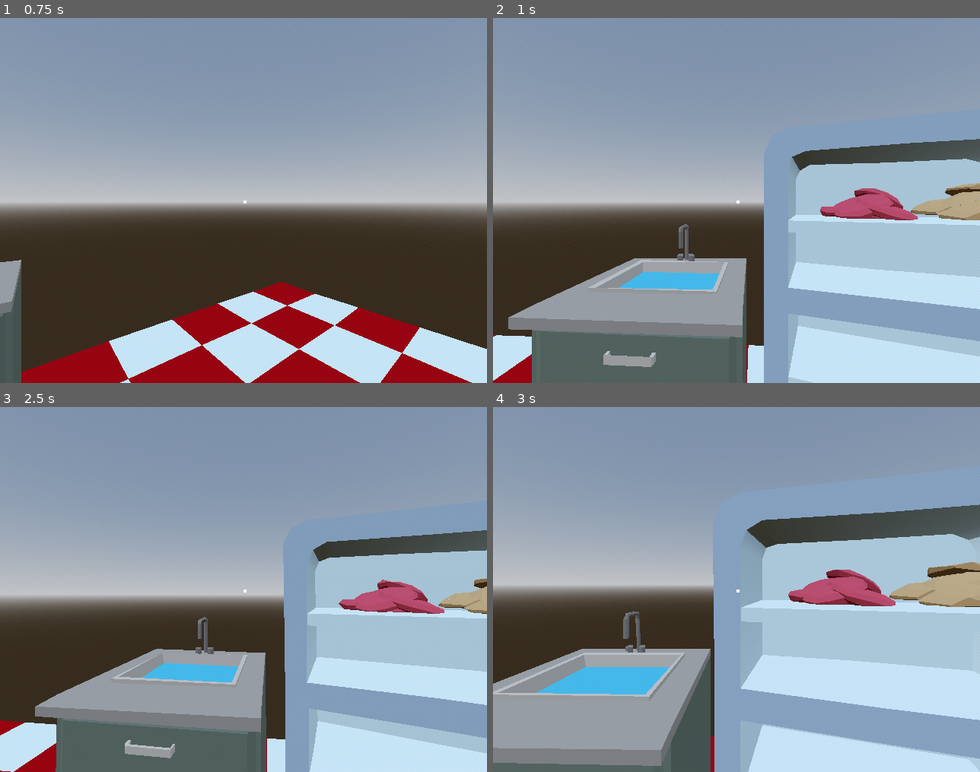
Above: before the commit, frames 1-4 (two rows, left to right).
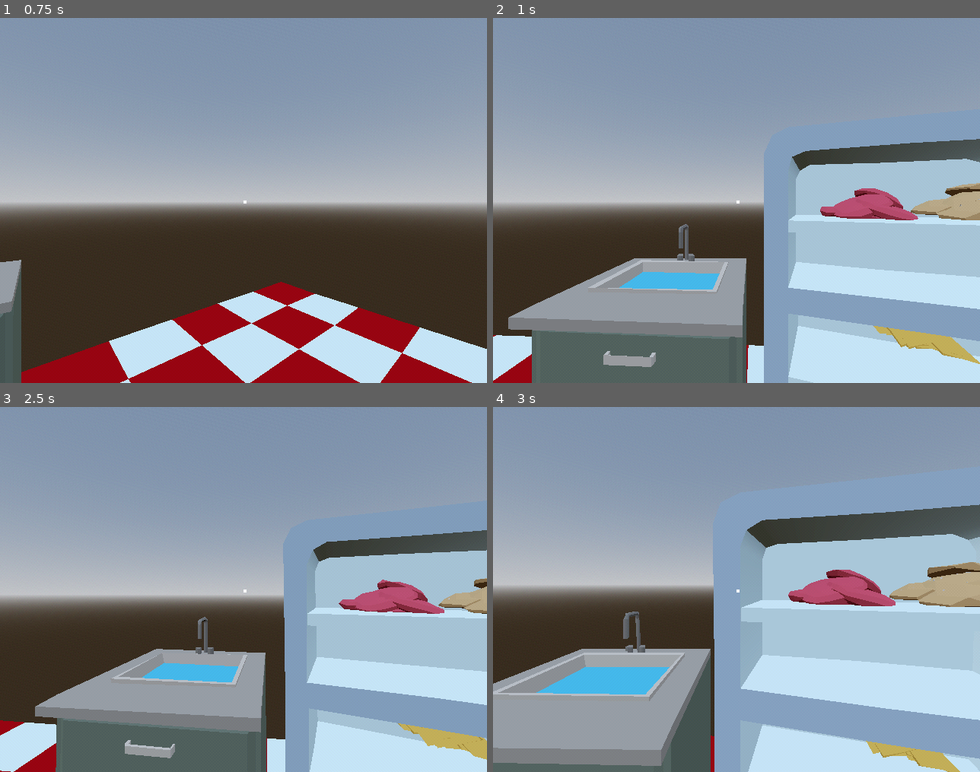
Above: after the commit, the same moments.

Repository: connor-lennox/DemoDisk
Game: Godot game, scene res://game.tscn
Two runs of this game, one before a commit and one after it. Both use one fixed random seed, a clock stepped at 60 frames per second and the inputs below.
Inputs (mouse positions are in pixels of both pictures, inside the frame that each line leads up to):
- Up to frame 1 (0.75 s): move the mouse to (267, 200) at 0.52 s; hold Right (ui_right) from 0.53 s (still down); click (267, 200) at 0.6 s
- Up to frame 2 (1 s): keep holding Right (ui_right)
- Up to frame 3 (2.5 s): move the mouse to (219, 589) at 1.27 s; release Right (ui_right) at 1.28 s; hold Left (ui_left) 1.28-2.03 s; click (219, 589) at 1.35 s; move the mouse to (253, 582) at 2.02 s; hold Right (ui_right) from 2.03 s (still down); click (253, 582) at 2.1 s
- Up to frame 4 (3 s): keep holding Right (ui_right); move the mouse to (731, 596) at 2.77 s; click (731, 596) at 2.85 s

Frame 1 is identical in both runs. In frame 2, 0.8% of the frame differs, in the area x 78-100%, y 84-95%; in frame 3, 0.7%; in frame 4, 0.6%.

Commit message:
recipes can be built on plates

Diff:
--- a/items/plate_item.gd
+++ b/items/plate_item.gd
@@ -5,6 +5,7 @@
 var dirty_plate_scene = preload("res://assets/restaurant/Plate_Dirty.glb")
 
 @onready var food_stack_base = $FoodStackBase
+@onready var finished_recipe_base = $FinishedRecipeBase
 
 var ingredients: Array[FoodItem] = []
 var dirty: bool = false: set = _set_dirty
@@ -20,17 +21,54 @@
 		return
 	# TODO: Check if we can even receive this ingredient:
 	# Does a valid recipe exist containing everything we have AND this new item?
-	receive_food_item(item)
-	player.currently_held_item = null
+	if receive_food_item(item):
+		player.currently_held_item = null
 
 
-func receive_food_item(food_item: FoodItem):
+func receive_food_item(food_item: FoodItem) -> bool:
 	# No ingredients allowed on dirty plates!
 	if dirty:
-		return
+		return false
+
+	# Get a listing of all the food types currently on the plate
+	var food_types: Array[FoodItemType] = []
+	for ingredient in ingredients:
+		food_types.append(ingredient.food_type)
+
+	# And add the new thing for checks
+	food_types.append(food_item.food_type)
+
+	# Don't let the plate get into an "invalid recipe state"
+	if not RecipeManager.is_partial_recipe(food_types):
+		return false
 
 	ingredients.append(food_item)
 	food_item.reparent(food_stack_base)
 	var tween = get_tree().create_tween().set_parallel()
 	tween.tween_property(food_item, "position", Vector3.UP * 0.06 * (len(ingredients) - 1), 0.5)
 	tween.tween_property(food_item, "rotation", Vector3.ZERO, 0.5)
+
+	var completed_recipe = RecipeManager.get_recipe(food_types)
+	if completed_recipe != null:
+		print("Completed recipe! %s" % completed_recipe)
+		_complete_recipe(completed_recipe)
+
+	return true
+
+
+func _complete_recipe(recipe: Recipe):
+	# Ok, a recipe has been completed! We need to put its mesh on the plate
+	# and hide all the ingredients.
+
+	# Hide all the ingredients by hiding their common root
+	food_stack_base.visible = false
+
+	# Destroy any previously finished recipe (for multistage recipes)
+	for child in finished_recipe_base.get_children():
+		child.queue_free()
+
+	# TODO: Smoke puff effect!
+
+	# Add the new item as a child
+	var new_result = recipe.result.mesh.instantiate()
+	finished_recipe_base.add_child(new_result)
--- a/items/plate_item.tscn
+++ b/items/plate_item.tscn
@@ -23,3 +23,6 @@
 
 [node name="FoodStackBase" type="Node3D" parent="."]
 transform = Transform3D(1, 0, 0, 0, 1, 0, 0, 0, 1, 0, 0.06, 0)
+
+[node name="FinishedRecipeBase" type="Node3D" parent="."]
+transform = Transform3D(0.25, 0, 0, 0, 0.25, 0, 0, 0, 0.25, 0, 0.138988, 0)
--- /dev/null
+++ b/items/resources/burger_cheese.tres
@@ -0,0 +1,8 @@
+[gd_resource type="Resource" script_class="FoodItemType" load_steps=3 format=3 uid="uid://d1absmo4k2t4o"]
+
+[ext_resource type="PackedScene" uid="uid://ep2cyogmjc3w" path="res://assets/food/Burger_Cheese.glb" id="1_bkufo"]
+[ext_resource type="Script" path="res://items/food_item_type.gd" id="1_gbv4m"]
+
+[resource]
+script = ExtResource("1_gbv4m")
+mesh = ExtResource("1_bkufo")
--- /dev/null
+++ b/items/resources/burger_deluxe_item.tres
@@ -0,0 +1,8 @@
+[gd_resource type="Resource" script_class="FoodItemType" load_steps=3 format=3 uid="uid://bk6tvxdtrq8tj"]
+
+[ext_resource type="Script" path="res://items/food_item_type.gd" id="1_dobbw"]
+[ext_resource type="PackedScene" uid="uid://c4gg6qmfd0hdc" path="res://assets/food/Burger.glb" id="1_k65em"]
+
+[resource]
+script = ExtResource("1_dobbw")
+mesh = ExtResource("1_k65em")
--- /dev/null
+++ b/items/resources/burger_plain_item.tres
@@ -0,0 +1,8 @@
+[gd_resource type="Resource" script_class="FoodItemType" load_steps=3 format=3 uid="uid://jwvaebva0p7y"]
+
+[ext_resource type="PackedScene" uid="uid://durlrtg5ni2nu" path="res://assets/food/Burger_Plain.glb" id="1_k00hd"]
+[ext_resource type="Script" path="res://items/food_item_type.gd" id="1_o7hdn"]
+
+[resource]
+script = ExtResource("1_o7hdn")
+mesh = ExtResource("1_k00hd")
--- /dev/null
+++ b/items/resources/cheese_item.tres
@@ -0,0 +1,8 @@
+[gd_resource type="Resource" script_class="FoodItemType" load_steps=3 format=3 uid="uid://bi80xqad2yft1"]
+
+[ext_resource type="PackedScene" uid="uid://b3hodbswjbkqk" path="res://assets/food/Cheese_Singles.glb" id="1_g3t0e"]
+[ext_resource type="Script" path="res://items/food_item_type.gd" id="1_hxabs"]
+
+[resource]
+script = ExtResource("1_hxabs")
+mesh = ExtResource("1_g3t0e")
--- a/project.godot
+++ b/project.godot
@@ -14,6 +14,10 @@
 run/main_scene="res://game.tscn"
 config/features=PackedStringArray("4.1", "Forward Plus")
 config/icon="res://icon.svg"
+
+[autoload]
+
+RecipeManager="*res://recipes/recipe_manager.gd"
 
 [display]
 
--- /dev/null
+++ b/recipes/recipe.gd
@@ -0,0 +1,42 @@
+class_name Recipe
+extends Resource
+
+@export var ingredients: Array[FoodItemType] = []
+@export var result: FoodItemType
+
+func is_satisfied(items: Array[FoodItemType]) -> bool:
+	# Array equality without ordering:
+	#  1. array sizes are equal
+	#  2. every elem in array 1 is found in array 2
+	if len(ingredients) != len(items):
+		return false
+	for required in ingredients:
+		if required not in items:
+			return false
+	return true
+
+func is_violated(items: Array[FoodItemType]) -> bool:
+	# Determines if we can't possibly be satisfied by adding more
+	# ingredients to the provided state
+	#  1. more items than recipe calls for
+	#  2. any items the recipe doesn't call for
+	#  3. too many of an item the recipe calls for
+
+	# too many items
+	if len(ingredients) < len(items):
+		return true
+
+	# wrong type of items
+	for item in items:
+		if item not in ingredients:
+			return true
+
+	# too many of correct item
+	# this is the most expensive check, so do it last
+	var temp = ingredients.duplicate()
+	for item in items:
+		if item not in temp:
+			return true
+		temp.remove_at(temp.find(item))
+
+	return false
--- /dev/null
+++ b/recipes/recipe_manager.gd
@@ -0,0 +1,24 @@
+extends Node
+
+const recipe_location = "res://recipes/resources"
+
+var recipes: Array[Recipe] = []
+
+# Called when the node enters the scene tree for the first time.
+func _ready():
+	for res in DirAccess.get_files_at(recipe_location):
+		recipes.append(load(recipe_location + "/" + res))
+
+
+func get_recipe(items: Array[FoodItemType]) -> Recipe:
+	for recipe in recipes:
+		if recipe.is_satisfied(items):
+			return recipe
+	return null
+
+
+func is_partial_recipe(items: Array[FoodItemType]) -> bool:
+	for recipe in recipes:
+		if not recipe.is_violated(items):
+			return true
+	return false
--- /dev/null
+++ b/recipes/resources/burger_cheese_recipe.tres
@@ -0,0 +1,12 @@
+[gd_resource type="Resource" script_class="Recipe" load_steps=6 format=3 uid="uid://cqsripv6dyrib"]
+
+[ext_resource type="Resource" uid="uid://b64621o3jjgor" path="res://items/resources/burger_bread_item.tres" id="1_7alyd"]
+[ext_resource type="Script" path="res://recipes/recipe.gd" id="1_eg4tj"]
+[ext_resource type="Resource" uid="uid://d3a31w5euiv3k" path="res://items/resources/burger_patty_cooked_item.tres" id="2_287ib"]
+[ext_resource type="Resource" uid="uid://bi80xqad2yft1" path="res://items/resources/cheese_item.tres" id="3_e0k2g"]
+[ext_resource type="Resource" uid="uid://d1absmo4k2t4o" path="res://items/resources/burger_cheese.tres" id="4_chuti"]
+
+[resource]
+script = ExtResource("1_eg4tj")
+ingredients = Array[Resource("res://items/food_item_type.gd")]([ExtResource("1_7alyd"), ExtResource("2_287ib"), ExtResource("3_e0k2g")])
+result = ExtResource("4_chuti")
--- /dev/null
+++ b/recipes/resources/burger_plain_recipe.tres
@@ -0,0 +1,11 @@
+[gd_resource type="Resource" script_class="Recipe" load_steps=5 format=3 uid="uid://olgescaucs5r"]
+
+[ext_resource type="Resource" uid="uid://b64621o3jjgor" path="res://items/resources/burger_bread_item.tres" id="1_imj5r"]
+[ext_resource type="Resource" uid="uid://d3a31w5euiv3k" path="res://items/resources/burger_patty_cooked_item.tres" id="2_lkicw"]
+[ext_resource type="Resource" uid="uid://jwvaebva0p7y" path="res://items/resources/burger_plain_item.tres" id="3_ryk56"]
+[ext_resource type="Script" path="res://recipes/recipe.gd" id="4_krbjt"]
+
+[resource]
+script = ExtResource("4_krbjt")
+ingredients = Array[Resource("res://items/food_item_type.gd")]([ExtResource("1_imj5r"), ExtResource("2_lkicw")])
+result = ExtResource("3_ryk56")
--- a/scenes/player_test_scene.tscn
+++ b/scenes/player_test_scene.tscn
@@ -13,6 +13,7 @@
 [ext_resource type="PackedScene" uid="uid://dte3uk5uqn7jl" path="res://nodes/objects/food_spawner/food_spawner.tscn" id="11_wdwv7"]
 [ext_resource type="Resource" uid="uid://ctf15b2ggcsm1" path="res://items/resources/burger_patty_raw_item.tres" id="12_ie5j2"]
 [ext_resource type="Resource" uid="uid://b64621o3jjgor" path="res://items/resources/burger_bread_item.tres" id="13_uqn7k"]
+[ext_resource type="Resource" uid="uid://bi80xqad2yft1" path="res://items/resources/cheese_item.tres" id="14_b4i66"]
 
 [sub_resource type="ProceduralSkyMaterial" id="ProceduralSkyMaterial_mx8i0"]
 sky_horizon_color = Color(0.64625, 0.65575, 0.67075, 1)
@@ -118,3 +119,7 @@
 [node name="FoodSpawner2" parent="." instance=ExtResource("11_wdwv7")]
 transform = Transform3D(1, 0, 0, 0, 1, 0, 0, 0, 1, 3.81124, 2.01979, 1.30278)
 food_type = ExtResource("13_uqn7k")
+
+[node name="FoodSpawner3" parent="." instance=ExtResource("11_wdwv7")]
+transform = Transform3D(1, 0, 0, 0, 1, 0, 0, 0, 1, 3.86638, 1.29648, 0.982976)
+food_type = ExtResource("14_b4i66")
Binary file added: assets/food/Burger.glb
Not shown, added: assets/food/Burger.glb.import
Binary file added: assets/food/Burger_Cheese.glb
Not shown, added: assets/food/Burger_Cheese.glb.import
Binary file added: assets/food/Burger_Plain.glb
Not shown, added: assets/food/Burger_Plain.glb.import
Binary file added: assets/food/Cheese_Singles.glb
Not shown, added: assets/food/Cheese_Singles.glb.import
Not shown: 1 places in scenes/player_test_scene.tscn that only renumber resources
